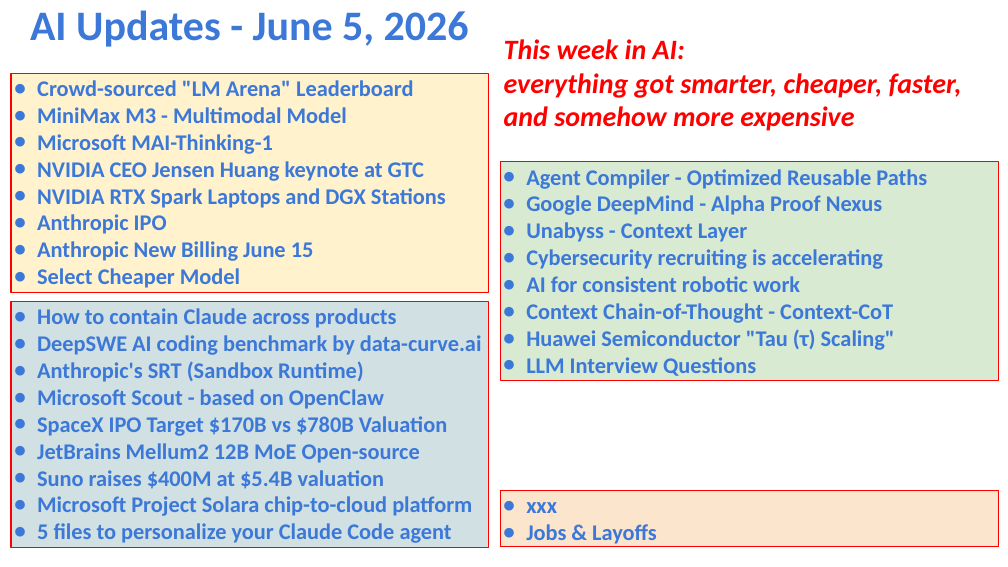
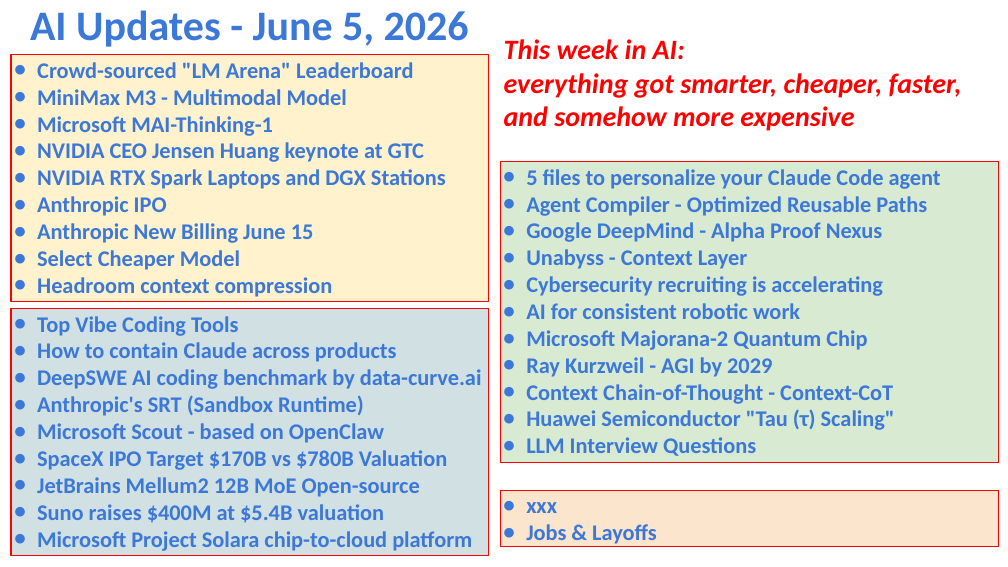
Before and after one commit to lselector/seminar, a slide deck: slide 1 of 2026/2026-06-05-AI-Updates.pptx. Drawn at 1008x567 pixels with LibreOffice and Linux fonts; fonts in the diff are those of the drawing. Boxes give left, top, right and bottom in pixels: in the first picture for what was removed or moved away, otherwise in the second. Text is boxed around its words. In the diff, an @@ line names an element or a change of style, - is before the commit and + after.

```diff
--- a/2026/2026-06-05-AI-Updates.pptx
+++ b/2026/2026-06-05-AI-Updates.pptx
@@ rectangle "Crowd-sourced "LM Arena" Leaderboard": place and size @@
-rectangle "Crowd-sourced "LM Arena" Leaderboard" at <box>11,74,489,292</box>
+rectangle "Crowd-sourced "LM Arena" Leaderboard" at <box>11,55,489,301</box>
@@ rectangle "5 files to personalize your ...": place and size @@
-rectangle "5 files to personalize your ..." at <box>500,162,999,381</box>
+rectangle "5 files to personalize your ..." at <box>500,162,999,463</box>
@@ text in rectangle at <box>526,169,941,189</box>: paragraph added @@
+● 5 files to personalize your Claude Code agent
@@ text in rectangle at <box>37,277,333,297</box>: paragraph added @@
+● Headroom context compression
@@ rectangle "Top Vibe Coding Tools": place and size @@
-rectangle "Top Vibe Coding Tools" at <box>11,301,489,547</box>
+rectangle "Top Vibe Coding Tools" at <box>11,308,489,554</box>
@@ text in rectangle at <box>37,316,239,336</box>: paragraph added @@
+● Top Vibe Coding Tools
@@ text in rectangle at <box>526,330,867,377</box>: paragraphs added @@
+● Microsoft Majorana-2 Quantum Chip
+● Ray Kurzweil - AGI by 2029
@@ text in rectangle at <box>37,523,452,543</box>: paragraph removed @@
-● 5 files to personalize your Claude Code agent
```
Also in this commit, not shown: 4 other slides changed, 3 slides added.
